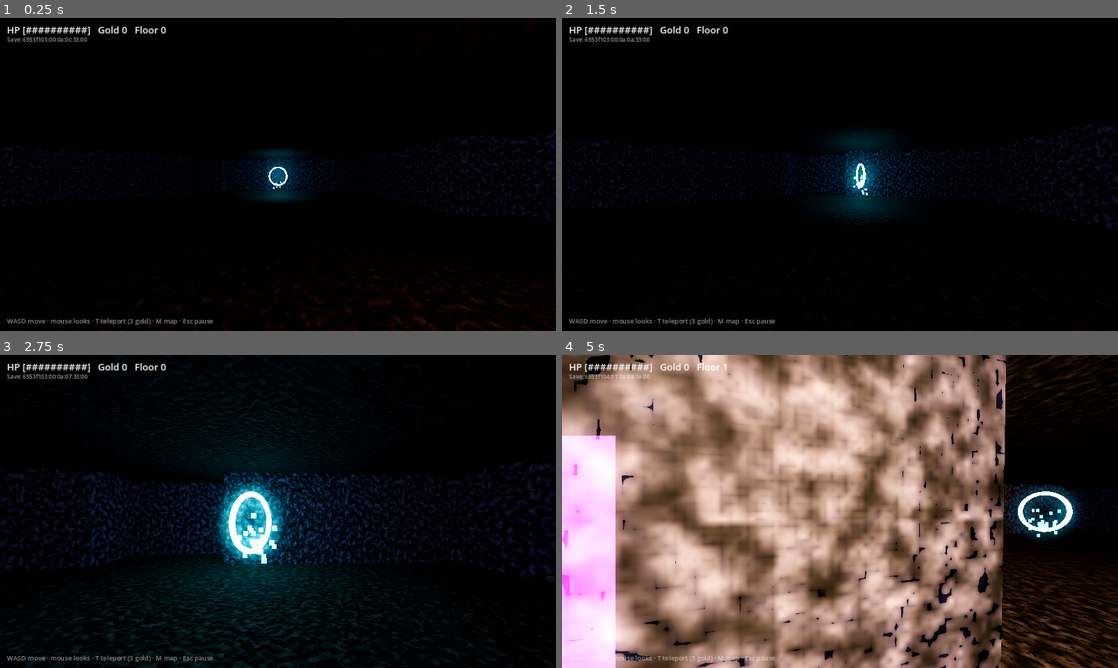
Above: before the commit, frames 1-4 (two rows, left to right).
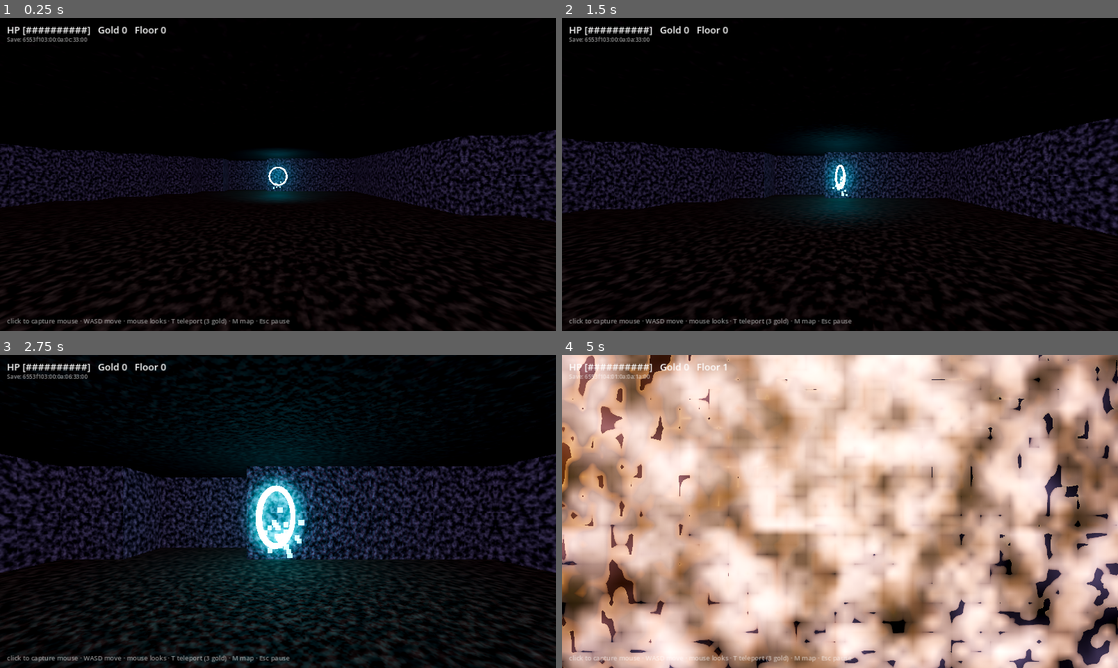
Above: after the commit, the same moments.

Repository: adipascu/carrot-crawler-3d
Game: Godot game, scene res://main.tscn
Two runs of this game, one before a commit and one after it. Both use one fixed random seed, a clock stepped at 60 frames per second and the inputs below.
Inputs (mouse positions are in pixels of both pictures, inside the frame that each line leads up to):
- Up to frame 1 (0.25 s): no input
- Up to frame 2 (1.5 s): tap Enter at 0.5, 1.25 s; move the mouse to (867, 174) at 0.52 s; hold W from 0.53 s (still down); tap Q at 0.6 s; tap T at 0.8, 1.35 s; move the mouse to (812, 174) at 1.27 s
- Up to frame 3 (2.75 s): keep holding W; tap Q at 1.55, 2.1 s; tap Enter at 2 s; move the mouse to (289, 505) at 2.02 s; tap T at 2.3 s
- Up to frame 4 (5 s): tap Enter at 2.75, 3.5 s; move the mouse to (834, 517) at 2.77 s; tap T at 2.85, 3.8 s; tap Q at 3.05 s; move the mouse to (878, 514) at 3.52 s; tap P at 3.6 s; release W at 4.25 s; click "Resume" at 4.25 s

The runs differ from the first frame. In frame 1, 4.9% of the frame differs, in the area x 0-100%, y 35-99%; in frame 2, 11%; in frame 3, 22%; in frame 4, 89%, in the area x 0-100%, y 0-100%.

Commit message:
Port the Godot game to the browser with sound and music

Diff:
--- a/godot3d/main.gd
+++ b/godot3d/main.gd
@@ -22,6 +22,7 @@
 var stairs_lock := 0.0
 var game_paused := false
 var ended := false
+var was_captured := false
 
 var level_root: Node3D
 var player: CharacterBody3D
@@ -35,6 +36,7 @@
 var flash_rect: ColorRect
 var enemies: Array[Node3D] = []
 var coins: Array[Area3D] = []
+var sfx := {}
 
 
 func _ready() -> void:
@@ -44,6 +46,7 @@
 	_build_environment()
 	_build_player()
 	_build_ui()
+	_build_audio()
 	var args := OS.get_cmdline_user_args()
 	for a in args:
 		if ":" in a:
@@ -55,8 +58,6 @@
 		selftest()
 	elif "--screenshot" in args:
 		screenshot_run()
-	else:
-		Input.mouse_mode = Input.MOUSE_MODE_CAPTURED
 
 
 func screenshot_run() -> void:
@@ -176,6 +177,171 @@
 	return p
 
 
+func _pcm(samples: PackedFloat32Array, rate := 22050, loop := false) -> AudioStreamWAV:
+	var bytes := PackedByteArray()
+	bytes.resize(samples.size() * 2)
+	for i in samples.size():
+		bytes.encode_s16(i * 2, int(clampf(samples[i], -1.0, 1.0) * 32767.0))
+	var ws := AudioStreamWAV.new()
+	ws.format = AudioStreamWAV.FORMAT_16_BITS
+	ws.mix_rate = rate
+	ws.stereo = false
+	ws.data = bytes
+	if loop:
+		ws.loop_mode = AudioStreamWAV.LOOP_FORWARD
+		ws.loop_end = samples.size()
+	return ws
+
+
+func _chirp(f0: float, f1: float, dur: float, gain := 0.7) -> AudioStreamWAV:
+	var rate := 22050
+	var n := int(dur * rate)
+	var s := PackedFloat32Array()
+	s.resize(n)
+	var phase := 0.0
+	for i in n:
+		var t := float(i) / n
+		phase += TAU * lerpf(f0, f1, t) / rate
+		var env := minf(t * 30.0, 1.0) * pow(1.0 - t, 1.6)
+		s[i] = (sin(phase) + 0.3 * sin(phase * 2.0)) * env * gain
+	return _pcm(s)
+
+
+func _thud() -> AudioStreamWAV:
+	var rate := 22050
+	var n := int(0.25 * rate)
+	var s := PackedFloat32Array()
+	s.resize(n)
+	var phase := 0.0
+	var rumble := 0.0
+	for i in n:
+		var t := float(i) / n
+		phase += TAU * lerpf(150.0, 55.0, t) / rate
+		rumble = rumble * 0.72 + (randf() * 2.0 - 1.0) * 0.28
+		var env := minf(t * 40.0, 1.0) * pow(1.0 - t, 2.2)
+		s[i] = (sin(phase) * 0.8 + rumble * 0.7) * env
+	return _pcm(s)
+
+
+func _jingle(notes: Array) -> AudioStreamWAV:
+	var rate := 22050
+	var note_n := int(0.16 * rate)
+	var s := PackedFloat32Array()
+	s.resize(note_n * notes.size())
+	for k in notes.size():
+		var phase := 0.0
+		for i in note_n:
+			var t := float(i) / note_n
+			phase += TAU * float(notes[k]) / rate
+			var env := minf(t * 25.0, 1.0) * pow(1.0 - t, 1.3)
+			s[k * note_n + i] = (sin(phase) + 0.25 * sin(phase * 3.0)) * env * 0.6
+	return _pcm(s)
+
+
+func _cave_drone() -> AudioStreamWAV:
+	var rate := 11025
+	var n := rate * 4
+	var s := PackedFloat32Array()
+	s.resize(n)
+	var acc := 0.0
+	var peak := 0.001
+	for i in n:
+		acc = acc * 0.998 + (randf() * 2.0 - 1.0) * 0.04
+		var swell := 1.0 + 0.4 * sin(TAU * float(i) / n)
+		s[i] = acc * swell
+		peak = maxf(peak, absf(s[i]))
+	for i in n:
+		s[i] = s[i] / peak * 0.8
+	return _pcm(s, rate, true)
+
+
+func _midi(n: int) -> float:
+	return 440.0 * pow(2.0, (n - 69) / 12.0)
+
+
+func _render_note(buf: PackedFloat32Array, rate: int, start: float, dur: float,
+		freq: float, vol: float, attack: float, bright: float, fade := 0.001) -> void:
+	var i0 := int(start * rate)
+	var n := int(dur * rate)
+	var phase := 0.0
+	var w := TAU * freq / rate
+	var decay := 1.0
+	var dfac := pow(fade, 1.0 / n)
+	var atk_n := maxf(attack * rate, 1.0)
+	for i in n:
+		var idx := i0 + i
+		if idx >= buf.size():
+			return
+		phase += w
+		decay *= dfac
+		var env := minf(i / atk_n, 1.0) * decay
+		var v := sin(phase)
+		if bright > 0.0:
+			v += bright * sin(phase * 2.0) + bright * 0.4 * sin(phase * 3.0)
+		buf[idx] += v * vol * env
+
+
+func _build_music() -> void:
+	var rate := 9000
+	var beat := 60.0 / 84.0
+	var bars := 8
+	var buf := PackedFloat32Array()
+	buf.resize(int(bars * 4.0 * beat * rate))
+	var roots := [45, 41, 48, 43, 45, 41, 38, 40]
+	var thirds := {45: 3, 41: 4, 48: 4, 43: 4, 38: 3, 40: 4}
+	for b in bars:
+		var t0 := b * 4.0 * beat
+		var root: int = roots[b]
+		var third: int = thirds[root]
+		_render_note(buf, rate, t0, 4.0 * beat, _midi(root - 12), 0.34, 0.01, 0.25, 0.1)
+		for iv in [0, third, 7]:
+			_render_note(buf, rate, t0, 4.0 * beat, _midi(root + 12 + iv), 0.065, 0.9, 0.0, 0.05)
+		var seq := [0, 7, 12, third + 12, 19, 12, third + 12, 7]
+		for e in 8:
+			_render_note(buf, rate, t0 + e * beat / 2.0, 0.3,
+					_midi(root + 24 + seq[e]), 0.085, 0.004, 0.5)
+	var melody := [[1.0, 81], [2.5, 79], [3.5, 76], [4.5, 81], [6.0, 74], [7.0, 76]]
+	for m in melody:
+		_render_note(buf, rate, m[0] * 4.0 * beat, 1.8, _midi(m[1]), 0.085, 0.01, 0.12)
+	var peak := 0.001
+	for i in buf.size():
+		peak = maxf(peak, absf(buf[i]))
+	for i in buf.size():
+		buf[i] = buf[i] / peak * 0.85
+	var music := AudioStreamPlayer.new()
+	music.stream = _pcm(buf, rate, true)
+	music.volume_db = -13.0
+	music.autoplay = true
+	music.process_mode = Node.PROCESS_MODE_ALWAYS
+	add_child(music)
+
+
+func _build_audio() -> void:
+	_build_music.call_deferred()
+	sfx["coin"] = _chirp(900.0, 1900.0, 0.16)
+	sfx["bite"] = _thud()
+	sfx["teleport"] = _chirp(1400.0, 250.0, 0.35)
+	sfx["stairs"] = _chirp(180.0, 620.0, 0.5)
+	sfx["win"] = _jingle([523, 659, 784, 1047, 1319])
+	sfx["lose"] = _jingle([392, 311, 233, 156, 98])
+	var amb := AudioStreamPlayer.new()
+	amb.stream = _cave_drone()
+	amb.volume_db = -22.0
+	amb.autoplay = true
+	amb.process_mode = Node.PROCESS_MODE_ALWAYS
+	add_child(amb)
+
+
+func play_sfx(sound: String) -> void:
+	var p := AudioStreamPlayer.new()
+	p.stream = sfx[sound]
+	p.volume_db = -8.0
+	p.process_mode = Node.PROCESS_MODE_ALWAYS
+	p.finished.connect(p.queue_free)
+	add_child(p)
+	p.play()
+
+
 func _glow_mat(c: Color) -> StandardMaterial3D:
 	var mat := StandardMaterial3D.new()
 	mat.albedo_color = c
@@ -188,10 +354,10 @@
 func _build_environment() -> void:
 	var env := Environment.new()
 	env.background_mode = Environment.BG_COLOR
-	env.background_color = Color(0.01, 0.01, 0.015)
+	env.background_color = Color(0.03, 0.03, 0.04)
 	env.ambient_light_source = Environment.AMBIENT_SOURCE_COLOR
-	env.ambient_light_color = Color(0.45, 0.43, 0.52)
-	env.ambient_light_energy = 1.1
+	env.ambient_light_color = Color(0.55, 0.53, 0.62)
+	env.ambient_light_energy = 1.7
 	env.fog_enabled = true
 	env.fog_light_color = Color(0.015, 0.015, 0.025)
 	env.fog_density = 0.012
@@ -199,10 +365,6 @@
 	env.glow_enabled = true
 	env.glow_intensity = 0.7
 	env.glow_bloom = 0.15
-	env.ssao_enabled = true
-	env.volumetric_fog_enabled = true
-	env.volumetric_fog_density = 0.025
-	env.volumetric_fog_albedo = Color(0.55, 0.55, 0.65)
 	var we := WorldEnvironment.new()
 	we.environment = env
 	add_child(we)
@@ -226,8 +388,8 @@
 	var torch := OmniLight3D.new()
 	torch.position.y = 1.6
 	torch.light_color = Color(1.0, 0.82, 0.55)
-	torch.light_energy = 3.8
-	torch.omni_range = 22.0
+	torch.light_energy = 4.6
+	torch.omni_range = 32.0
 	torch.shadow_enabled = true
 	torch.set_script(load("res://torch.gd"))
 	player.add_child(torch)
@@ -342,7 +504,7 @@
 			var light := OmniLight3D.new()
 			light.light_color = Color(1.0, 0.6, 0.25)
 			light.light_energy = 1.1
-			light.omni_range = 6.0
+			light.omni_range = 9.0
 			light.set_script(load("res://torch.gd"))
 			torch.add_child(light)
 			level_root.add_child(torch)
@@ -478,6 +640,7 @@
 	if ended:
 		return
 	money += 1
+	play_sfx("coin")
 	var sparkle := _flame_particles(Color(1.0, 0.9, 0.3), 20, 0.25)
 	sparkle.one_shot = true
 	sparkle.explosiveness = 1.0
@@ -492,6 +655,7 @@
 	if ended:
 		return
 	health -= n
+	play_sfx("bite")
 	flash_rect.color.a = 0.45
 	if health < 1:
 		end_game("EATEN BY CARROTS")
@@ -501,6 +665,7 @@
 	if money < 3 or ended:
 		return
 	money -= 3
+	play_sfx("teleport")
 	_place_player(rand_floor_cell())
 
 
@@ -512,6 +677,7 @@
 	if depth > 99:
 		end_game("YOU WIN!")
 		return
+	play_sfx("stairs")
 	gen()
 	build_level()
 	_place_player(up_cell if delta == 1 else down_cell)
@@ -519,6 +685,7 @@
 
 func end_game(title: String) -> void:
 	ended = true
+	play_sfx("win" if title == "YOU WIN!" else "lose")
 	end_title.text = title
 	end_stats.text = "Gold: %d    Floor: %d" % [money, depth]
 	end_layer.visible = true
@@ -551,6 +718,10 @@
 
 
 func _unhandled_input(event: InputEvent) -> void:
+	if event is InputEventMouseButton and event.pressed \
+			and not game_paused and not ended \
+			and Input.mouse_mode != Input.MOUSE_MODE_CAPTURED:
+		Input.mouse_mode = Input.MOUSE_MODE_CAPTURED
 	if event is InputEventKey and event.pressed and not event.echo:
 		match event.keycode:
 			KEY_ESCAPE, KEY_P:
@@ -561,13 +732,14 @@
 					teleport()
 			KEY_M:
 				minimap.visible = not minimap.visible
-			KEY_Q:
-				if game_paused or ended:
-					get_tree().quit()
 
 
 @warning_ignore("integer_division")
 func _process(delta: float) -> void:
+	if not game_paused and not ended and was_captured \
+			and Input.mouse_mode != Input.MOUSE_MODE_CAPTURED:
+		set_paused(true)
+	was_captured = Input.mouse_mode == Input.MOUSE_MODE_CAPTURED
 	if flash_rect.color.a > 0:
 		flash_rect.color.a = maxf(0.0, flash_rect.color.a - delta * 1.5)
 	if game_paused or ended:
@@ -610,7 +782,7 @@
 	hud.add_child(hud_save)
 
 	var hint := Label.new()
-	hint.text = "WASD move · mouse looks · T teleport (3 gold) · M map · Esc pause"
+	hint.text = "click to capture mouse · WASD move · mouse looks · T teleport (3 gold) · M map · Esc pause"
 	hint.set_anchors_preset(Control.PRESET_BOTTOM_LEFT)
 	hint.position = Vector2(16, -34)
 	hint.add_theme_font_size_override("font_size", 15)
@@ -647,10 +819,6 @@
 	again.text = "Play again"
 	again.pressed.connect(restart)
 	panel.get_node("vbox").add_child(again)
-	var quit2 := Button.new()
-	quit2.text = "Quit"
-	quit2.pressed.connect(func(): get_tree().quit())
-	panel.get_node("vbox").add_child(quit2)
 
 
 func _menu_panel() -> Control:
@@ -690,10 +858,6 @@
 	b.text = btn_text
 	b.pressed.connect(btn_fn)
 	panel.get_node("vbox").add_child(b)
-	var q := Button.new()
-	q.text = "Quit"
-	q.pressed.connect(func(): get_tree().quit())
-	panel.get_node("vbox").add_child(q)
 	return layer
 
 
--- a/godot3d/project.godot
+++ b/godot3d/project.godot
@@ -16,4 +16,6 @@
 
 [rendering]
 
+renderer/rendering_method="gl_compatibility"
+renderer/rendering_method.mobile="gl_compatibility"
 anti_aliasing/quality/msaa_3d=2
Not shown, added: godot3d/export_presets.cfg
Not shown, changed: .gitignore
